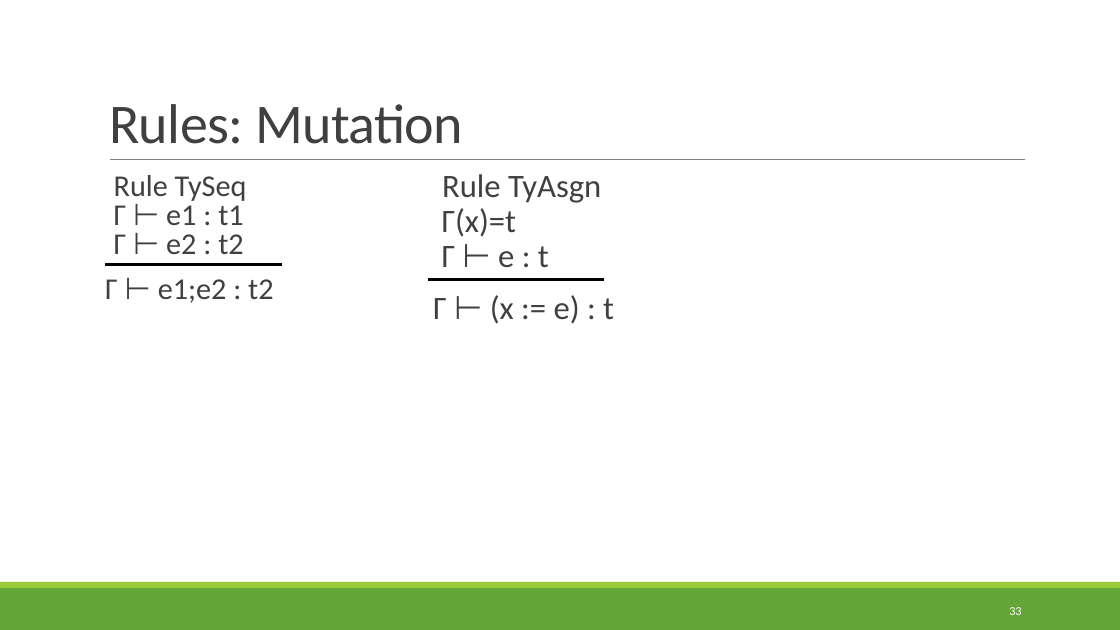
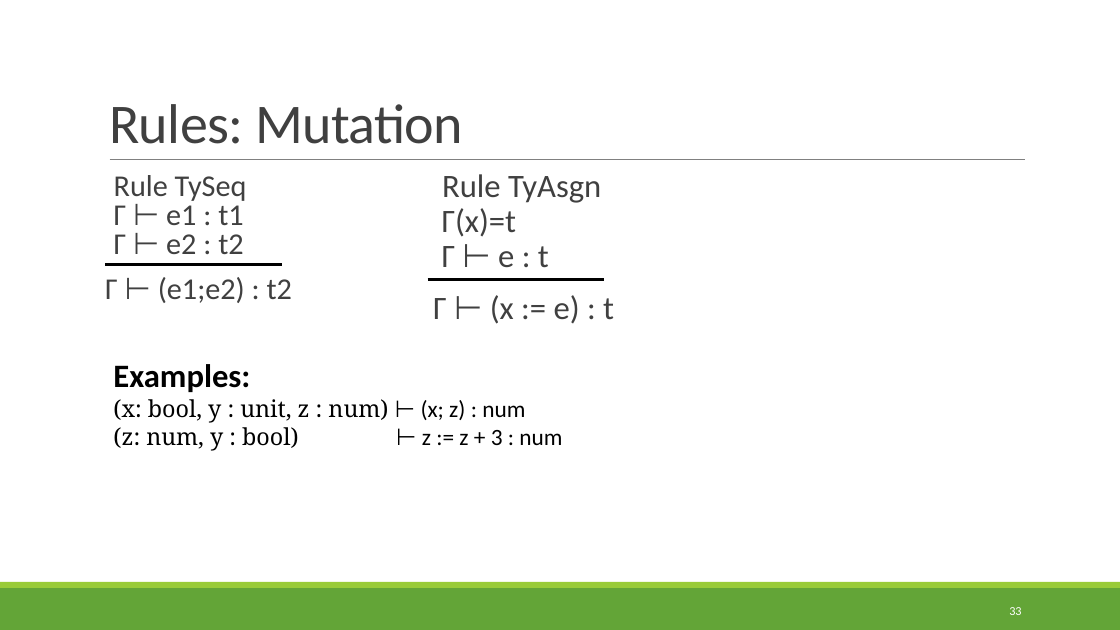
Before and after one commit to rbohrer/pl-course, a slide deck: slide 33 of LectureSlides/07Types.pptx. Drawn at 1120x630 pixels with LibreOffice and Linux fonts; fonts in the diff are those of the drawing. Boxes give left, top, right and bottom in pixels: in the first picture for what was removed or moved away, otherwise in the second. Text is boxed around its words. In the diff, an @@ line names an element or a change of style, - is before the commit and + after.

```diff
--- a/LectureSlides/07Types.pptx
+++ b/LectureSlides/07Types.pptx
@@ text at (x1=105, y1=277, x2=292, y2=303): text changed @@
-Γ ⊢ e1;e2 : t2
+Γ ⊢ (e1;e2) : t2
@@ text added at (x1=113, y1=364, x2=562, y2=451), 20 pt, text #000000 @@
+Examples:
+(x: bool, y : unit, z : num) ⊢ (x; z) : num
+(z: num, y : bool) ⊢ z := z + 3 : num
```
Also in this commit, not shown: 4 other slides changed.
